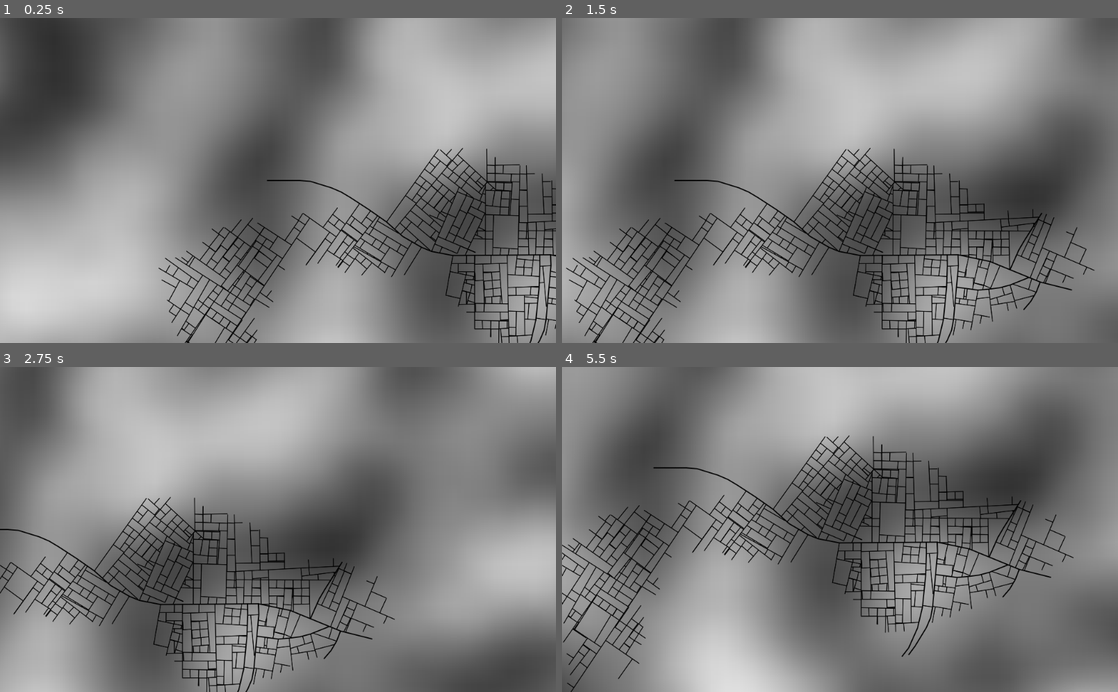
Above: before the commit, frames 1-4 (two rows, left to right).
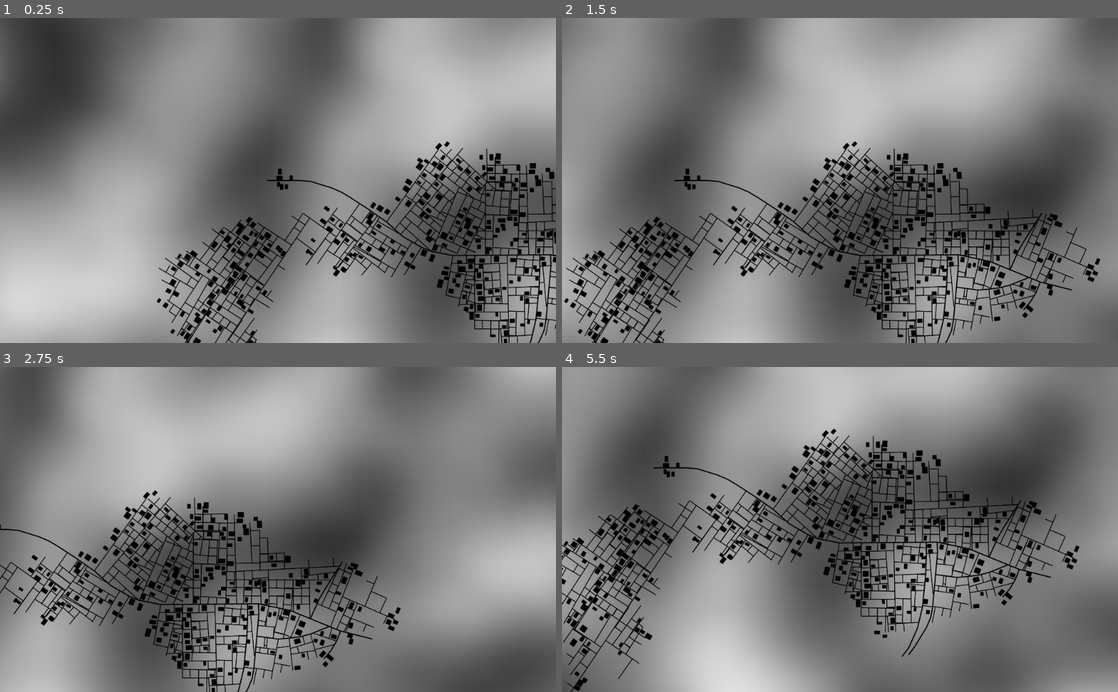
Above: after the commit, the same moments.

Repository: t-mw/citygen-godot
Game: Godot game, scene res://main.tscn
Same seed, same stepped clock (60 frames per second), same inputs: the game is played once before the commit and once after it.
Inputs (mouse positions are in pixels of both pictures, inside the frame that each line leads up to):
- Up to frame 1 (0.25 s): no input
- Up to frame 2 (1.5 s): tap Enter at 0.5 s; move the mouse to (962, 164) at 0.52 s; hold Right (ui_right) 0.53-1.25 s; click (962, 164) at 0.67 s; drag from (728, 196) to (812, 245) at 1.27 s
- Up to frame 3 (2.75 s): move the mouse to (333, 458) at 2.02 s; hold Right (ui_right) from 2.03 s (still down)
- Up to frame 4 (5.5 s): release Right (ui_right) at 2.75 s; drag from (812, 594) to (673, 480) at 2.77 s; move the mouse to (1006, 578) at 3.52 s; hold Left (ui_left) 3.53-4.25 s; drag from (673, 480) to (756, 448) at 4.27 s; move the mouse to (867, 529) at 5.02 s; hold Down (ui_down) from 5.03 s (still down); click (867, 529) at 5.17 s

The runs differ from the first frame. In frame 1, 3.5% of the frame differs, in the area x 28-100%, y 37-100%; in frame 2, 4.2%; in frame 3, 3.1%; in frame 4, 4.3%, in the area x 0-94%, y 19-100%.

Commit message:
Generate buildings

Diff:
--- a/citygen.gd
+++ b/citygen.gd
@@ -17,7 +17,11 @@
 const NORMAL_BRANCH_POPULATION_THRESHOLD := 0.1
 const NORMAL_BRANCH_TIME_DELAY_FROM_HIGHWAY := 5
 const SEGMENT_COUNT_LIMIT := 2000
-const ROAD_SNAP_DISTANCE := 50
+const ROAD_SNAP_DISTANCE := 50 # world units
+
+const BUILDING_COUNT_PER_SEGMENT := 10
+const MAX_BUILDING_DISTANCE_FROM_SEGMENT := 400.0 # world units
+const BUILDING_PLACEMENT_LOOP_LIMIT := 3
 
 func random_branch_angle() -> float:
     return Math.random_angle(BRANCH_ANGLE_DEVIATION)
@@ -32,6 +36,7 @@
 onready var physics_space_rid := get_world_2d().space
 
 var segments = []
+var buildings = []
 
 func _ready():
     randomize()
@@ -43,11 +48,14 @@
     noise.persistence = 0.2
 
     segments = generate_segments()
+    buildings = generate_buildings(segments)
 
 func _draw():
     for segment in segments:
         var width = HIGHWAY_SEGMENT_WIDTH if segment.metadata.highway else DEFAULT_SEGMENT_WIDTH
         draw_line(segment.r_start, segment.r_end, Color.black, width, true)
+    for building in buildings:
+        draw_colored_polygon(building.generate_corners(), Color.black, [], null, null, true)
 
 func _process(delta):
     var query_shape = RectangleShape2D.new()
@@ -470,6 +478,116 @@
         clone.severed = self.severed
         return clone
 
+const SEGMENT_STEP := 10
+func generate_buildings(segments: Array) -> Array:
+    var buildings = []
+
+    for i in range(0, len(segments), SEGMENT_STEP):
+        var segment: Segment = segments[i]
+
+        for _b in range(0, BUILDING_COUNT_PER_SEGMENT):
+            var random_angle = randf() * 360.0
+            var random_radius = randf() * MAX_BUILDING_DISTANCE_FROM_SEGMENT
+
+            var building = Building.new()
+            building.center = (segment.r_start + segment.r_end) * 0.5
+            building.center.x += random_radius * sin(deg2rad(random_angle))
+            building.center.y += random_radius * cos(deg2rad(random_angle))
+            building.direction = segment.direction
+            building.aspect_ratio = rand_range(0.5, 2.0)
+            building.diagonal = rand_range(80.0, 150.0)
+
+            var permit_building = false
+            var query = Physics2DShapeQueryParameters.new()
+            query.collide_with_bodies = false
+            query.collide_with_areas = true
+            for placement_i in range(0, BUILDING_PLACEMENT_LOOP_LIMIT):
+                query.shape_rid = building.create_physics_shape()
+                var matches = []
+                var query_results = physics_space.collide_shape(query)
+
+                var is_final_placement_iteration = placement_i == BUILDING_PLACEMENT_LOOP_LIMIT - 1
+                if len(query_results) == 0:
+                    permit_building = true
+                    break
+                elif is_final_placement_iteration:
+                    # there is no point checking the query results if we are on the final iteration
+                    # and there are still collisions
+                    break
+
+                for result in query_results:
+                    # move building away from collision
+                    building.center += (building.center - result)
+                building.destroy_physics_shape()
+
+            if permit_building:
+                building.attach_to_physics_space(physics_space_rid)
+                buildings.append(building)
+
+    return buildings
+
+class Building extends Object:
+    var physics_shape: RID
+    var physics_area: RID
+
+    var center: Vector2
+    var direction: float
+    var aspect_ratio: float
+    var diagonal: float
+    var corners: PoolVector2Array
+
+    func _notification(n):
+        if n == NOTIFICATION_PREDELETE:
+            self.detach_from_physics_space()
+
+    func create_physics_shape() -> RID:
+        if self.physics_shape.get_id() == 0:
+            self.physics_shape = Physics2DServer.convex_polygon_shape_create()
+            Physics2DServer.shape_set_data(self.physics_shape, PoolVector2Array(self.generate_corners()))
+        return self.physics_shape
+
+    func destroy_physics_shape():
+        if self.physics_shape.get_id() != 0:
+            Physics2DServer.free_rid(self.physics_shape)
+            self.physics_shape = RID()
+
+    func attach_to_physics_space(physics_space_rid: RID):
+        assert(physics_space_rid.get_id() != 0)
+        self.physics_area = Physics2DServer.area_create()
+        Physics2DServer.area_attach_object_instance_id(self.physics_area, get_instance_id())
+        Physics2DServer.area_set_monitorable(self.physics_area, false)
+        Physics2DServer.area_add_shape(self.physics_area, self.create_physics_shape())
+        Physics2DServer.area_set_space(self.physics_area, physics_space_rid)
+
+    func detach_from_physics_space():
+        if self.physics_area.get_id() != 0:
+            Physics2DServer.free_rid(self.physics_area)
+            self.physics_area = RID()
+        self.destroy_physics_shape()
+
+    func generate_corners() -> PoolVector2Array:
+        if len(self.corners) == 0:
+            var aspect_degrees = rad2deg(atan(self.aspect_ratio))
+            self.corners = PoolVector2Array([
+                Vector2(
+                    self.center.x + self.diagonal * sin(deg2rad(+aspect_degrees + self.direction)),
+                    self.center.y + self.diagonal * cos(deg2rad(+aspect_degrees + self.direction))
+                ),
+                Vector2(
+                    self.center.x + self.diagonal * sin(deg2rad(-aspect_degrees + self.direction)),
+                    self.center.y + self.diagonal * cos(deg2rad(-aspect_degrees + self.direction))
+                ),
+                Vector2(
+                    self.center.x + self.diagonal * sin(deg2rad(180 + aspect_degrees + self.direction)),
+                    self.center.y + self.diagonal * cos(deg2rad(180 + aspect_degrees + self.direction))
+                ),
+                Vector2(
+                    self.center.x + self.diagonal * sin(deg2rad(180 - aspect_degrees + self.direction)),
+                    self.center.y + self.diagonal * cos(deg2rad(180 - aspect_degrees + self.direction))
+                )
+            ])
+        return self.corners
+
 class Math:
     static func random_angle(limit: float) -> float:
         # non-linear distribution
